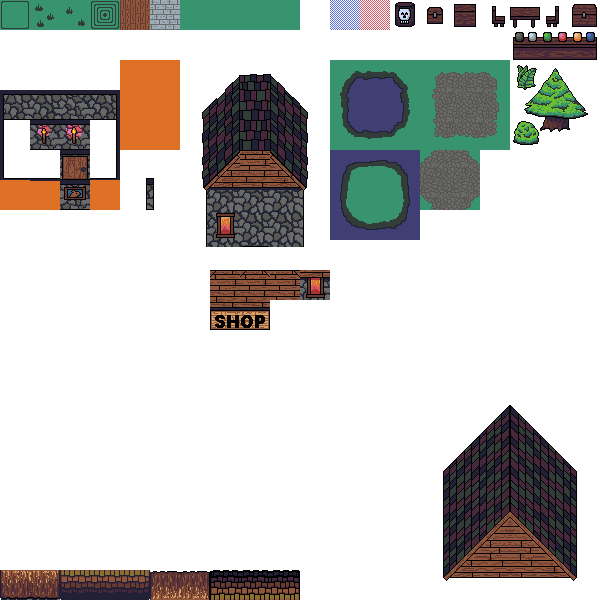
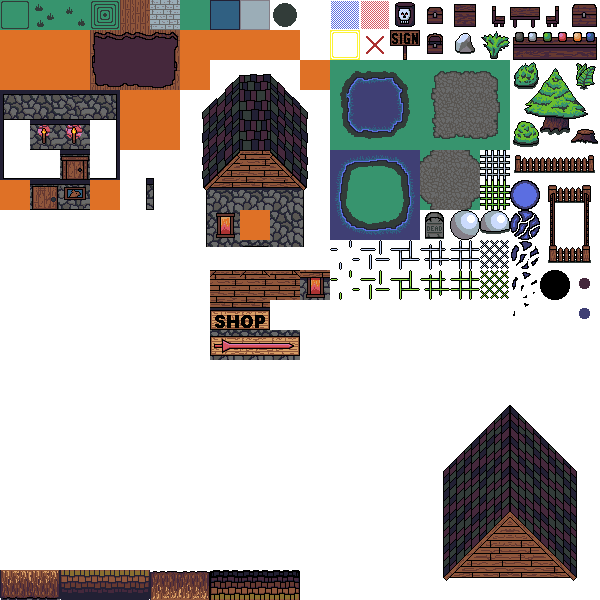
Comparing the layer stacks of the two 600x600 images. Changes:
added layer "Breakout" above "pix_squares.png #2" over [392, 33, 418, 44]
added layer "pix_squares.png #2" above "pix_squares.png #1" over [0, 0, 598, 360]
hid "pix_squares.png", painted on it over [0, 0, 598, 360]
